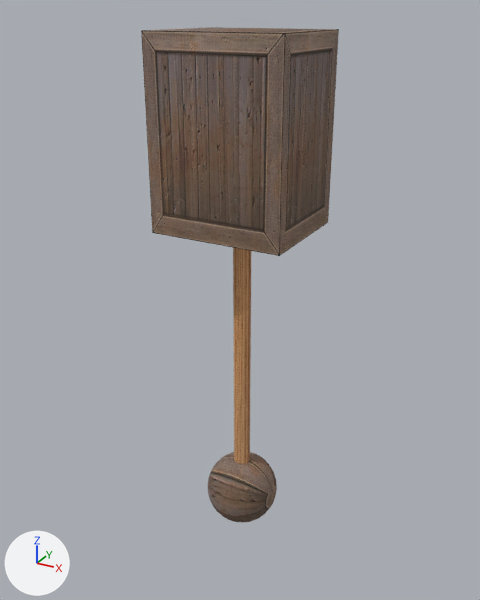
One commit to the FBX model newton-4.00/applications/media/unicycle.fbx: the scene before it, then after it.
Both versions are drawn from a camera (50 mm lens) standing at (1.253, -2.297, 2.316) and looking at (-0.039, 0.052, 1.142). Lighting does not change. The marker at lower left points along +X, +Y and +Z. Where no turn or scale is listed for an object, it has been applied to the vertices.
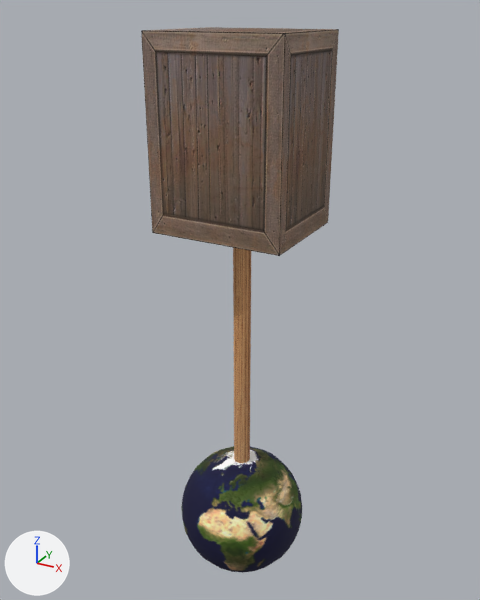
The newer file is also turned or shifted as a whole; pictures and numbers use the older file's frame.

Where the change shows, as pixel boxes [x1, y1, x2, y2] in the pictures (480 x 600 px):
'Sphere002', added: after [181, 446, 302, 573]
'Sphere001', deleted (brown): before [208, 452, 277, 522]

Patch to the scene script:
```diff
--- a/newton-4.00/applications/media/unicycle.fbx.py
+++ b/newton-4.00/applications/media/unicycle.fbx.py
@@ img_earthmap_png @@
+img_earthmap_png = load_image('earthmap.png', 'earthmap.png', 256, 256, 'sRGB')
@@ mat_03___default @@
 mat_03___default = principled_material('03 - Default')
-mat_03___default.texture = img_wood_0_png
+mat_03___default.texture = img_earthmap_png
 mat_03___default.roughness = 0.859
@@ me_mesh_002_1 @@
+me_mesh_002_1.from_pydata(...)  # a UV sphere (24 segments, 12 rings, poles along z) spanning x -0.3..0.3, y -0.3..0.3, z -0.3..0.3
+me_mesh_002_1.materials.append(mat_03___default)  # picture img_earthmap_png
@@ ob_sphere001 @@
-ob_sphere001 = bpy.data.objects.new('Sphere001', me_mesh_002)
-ob_sphere001.location = (0.0, 0.002, 0.176)
@@ ob_sphere002 @@
+ob_sphere002 = bpy.data.objects.new('Sphere002', me_mesh_002_1)
+ob_sphere002.location = (0.0, 0.0, 0.048)
```
